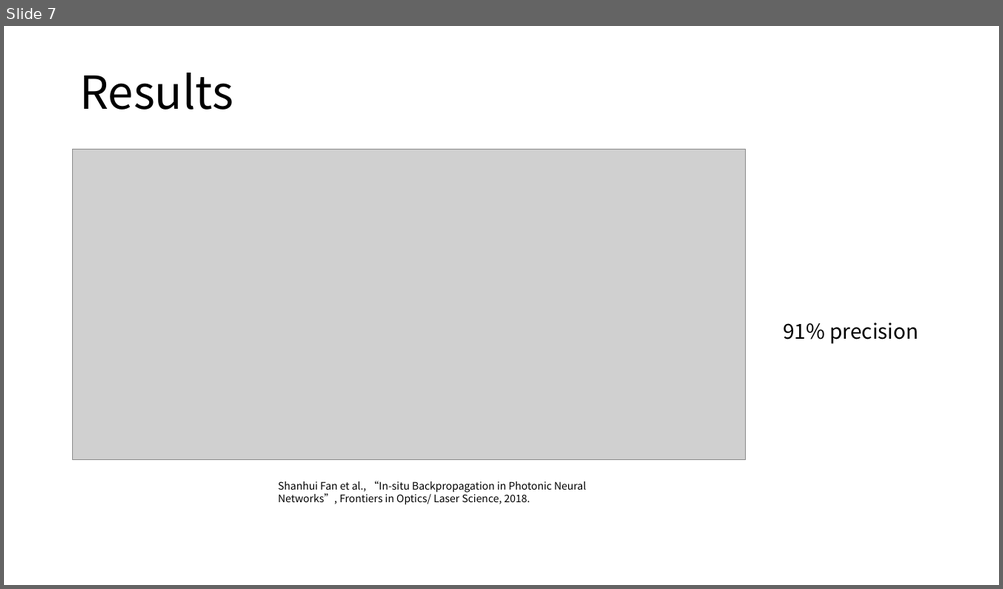
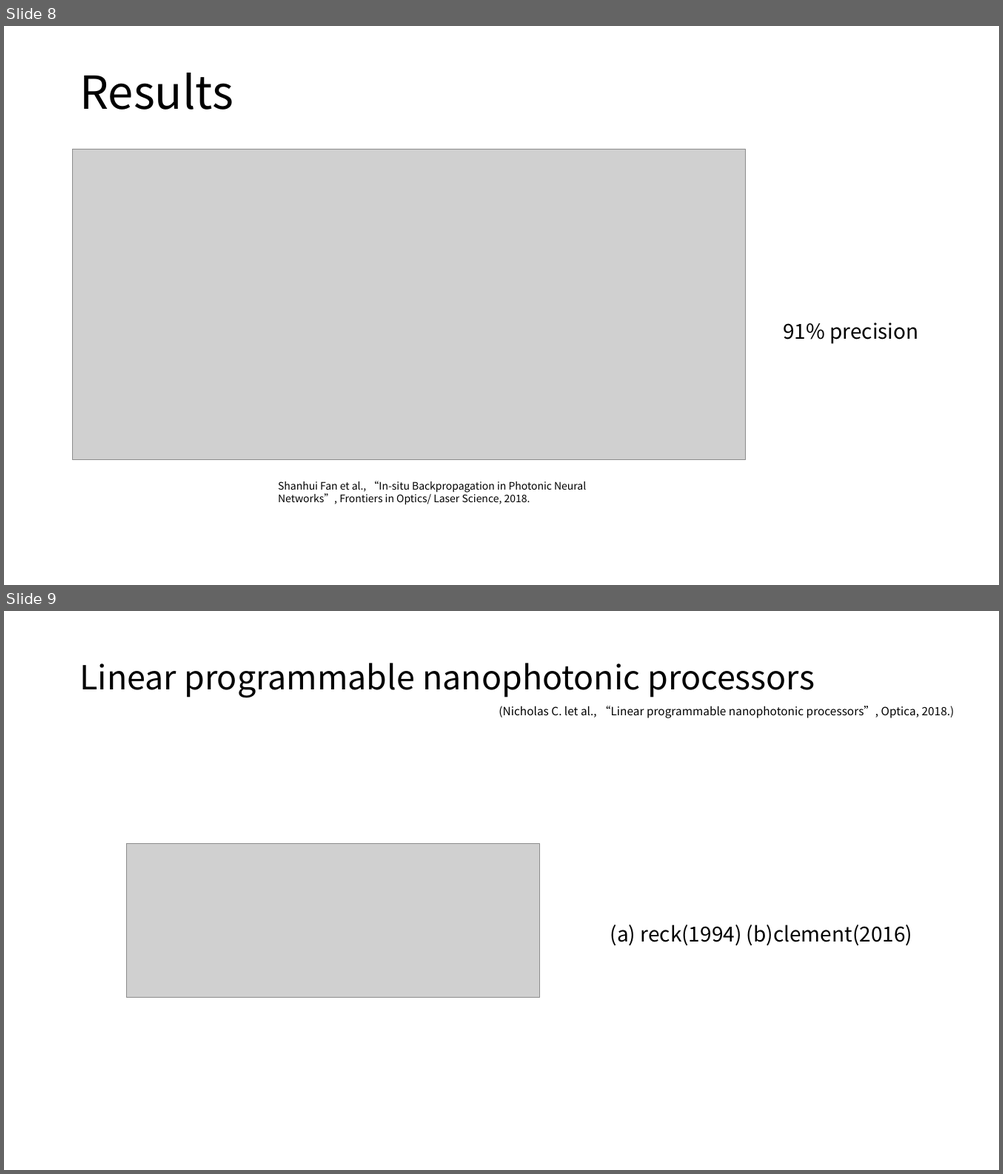
Before and after one commit to lucaschang95/DiscussionWithLin, a slide deck: 20190907 - Deep Learning 调研.pptx. Shown one above the other, each under a label of ours: slide 7 before the commit, slides 8 and 9 after it. The pictures are 1003x589 and 1003x1174 pixels, drawn with LibreOffice and Linux fonts; fonts in the diff are those of the drawing; grey boxes stand for pictures. Boxes give left, top, right and bottom in pixels: in the first picture for what was removed or moved away, otherwise in the second. Text is boxed around its words. In the diff, an @@ line names an element or a change of style, - is before the commit and + after.

```diff
--- a/20190907 - Deep Learning 调研.pptx
+++ b/20190907 - Deep Learning 调研.pptx
@@ slide 9 added at [4,611,999,1170], background #FFFFFF @@
@@ title added at [79,663,814,698], 32 pt, text #000000 @@
+Linear programmable nanophotonic processors
@@ text added at [498,706,954,718], 11 pt, text #000000 @@
+(Nicholas C. let al., “Linear programmable nanophotonic processors”, Optica, 2018.)
@@ picture added at [126,844,539,998] @@
@@ text added at [610,925,912,946], 20 pt, text #000000 @@
+(a) reck(1994) (b)clement(2016)
@@ what was slide 7 is now slide 8 @@
```
Also in this commit, not shown: 4 slides changed, 3 other slides added, 1 slide removed, 1 other file.
